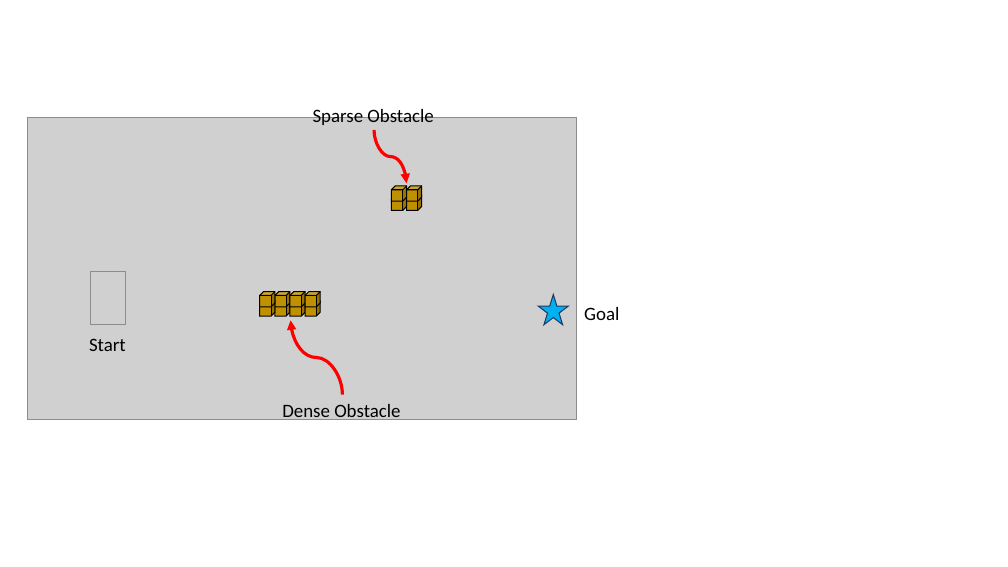
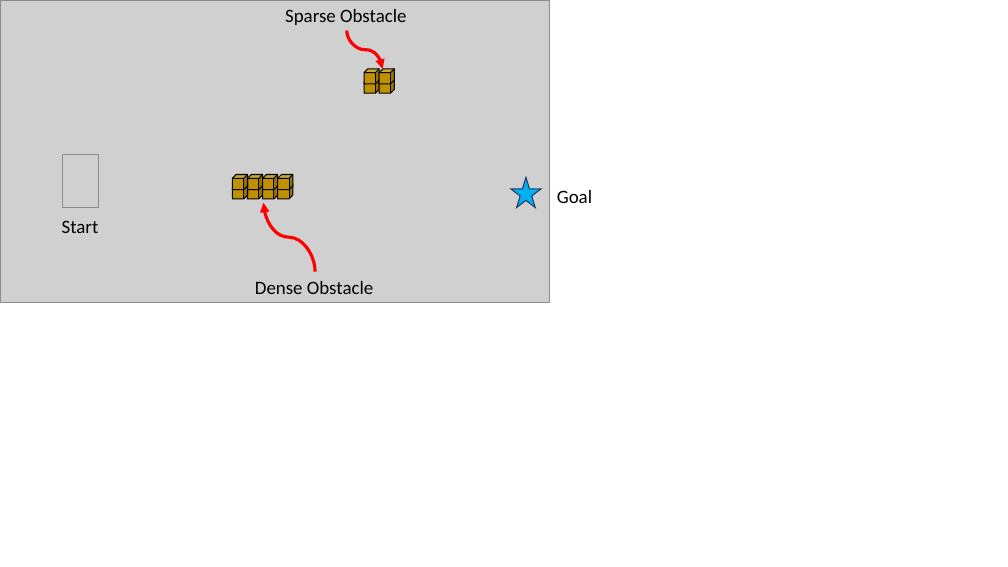
Before and after one commit to cmu-able/explainable-planning, a slide deck: slide 7 of XPlanningEvaluation/data/instruction/instruction.pptx. Drawn at 1008x567 pixels with LibreOffice and Linux fonts; fonts in the diff are those of the drawing; grey boxes stand for pictures. Boxes give left, top, right and bottom in pixels: in the first picture for what was removed or moved away, otherwise in the second. Text is boxed around its words. In the diff, an @@ line names an element or a change of style, - is before the commit and + after.

Commit message:
moved all content in instruction.pptx to top-left corner

```diff
--- a/XPlanningEvaluation/data/instruction/instruction.pptx
+++ b/XPlanningEvaluation/data/instruction/instruction.pptx
@@ text "Sparse Obstacle" moved from (x1=313, y1=106, x2=433, y2=125) to (x1=285, y1=9, x2=406, y2=25) @@
@@ curved arrow moved from (374, 130) - (407, 183) to (347, 30) - (383, 69) @@
@@ 2 pictures, 2 cubes, 1 star moved together from (x1=27, y1=117, x2=577, y2=420) to (x1=0, y1=0, x2=550, y2=302) @@
@@ 10 cubes, 1 text moved together from (x1=89, y1=186, x2=407, y2=351) to (x1=62, y1=69, x2=380, y2=233) @@
@@ curved arrow moved from (343, 395) - (290, 321) to (315, 271) - (264, 203) @@
@@ text "Goal" moved from (x1=584, y1=307, x2=619, y2=320) to (x1=557, y1=190, x2=592, y2=203) @@
@@ text "Dense Obstacle" rewrapped from (x1=282, y1=404, x2=400, y2=422) to (x1=255, y1=281, x2=373, y2=294) @@
```
Also in this commit, not shown: 12 other slides changed.
